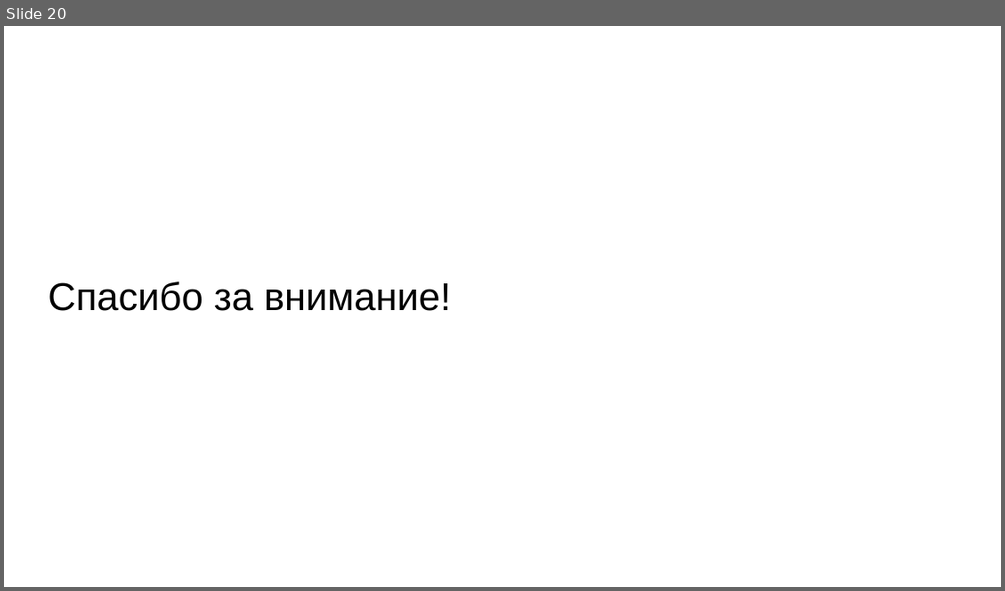
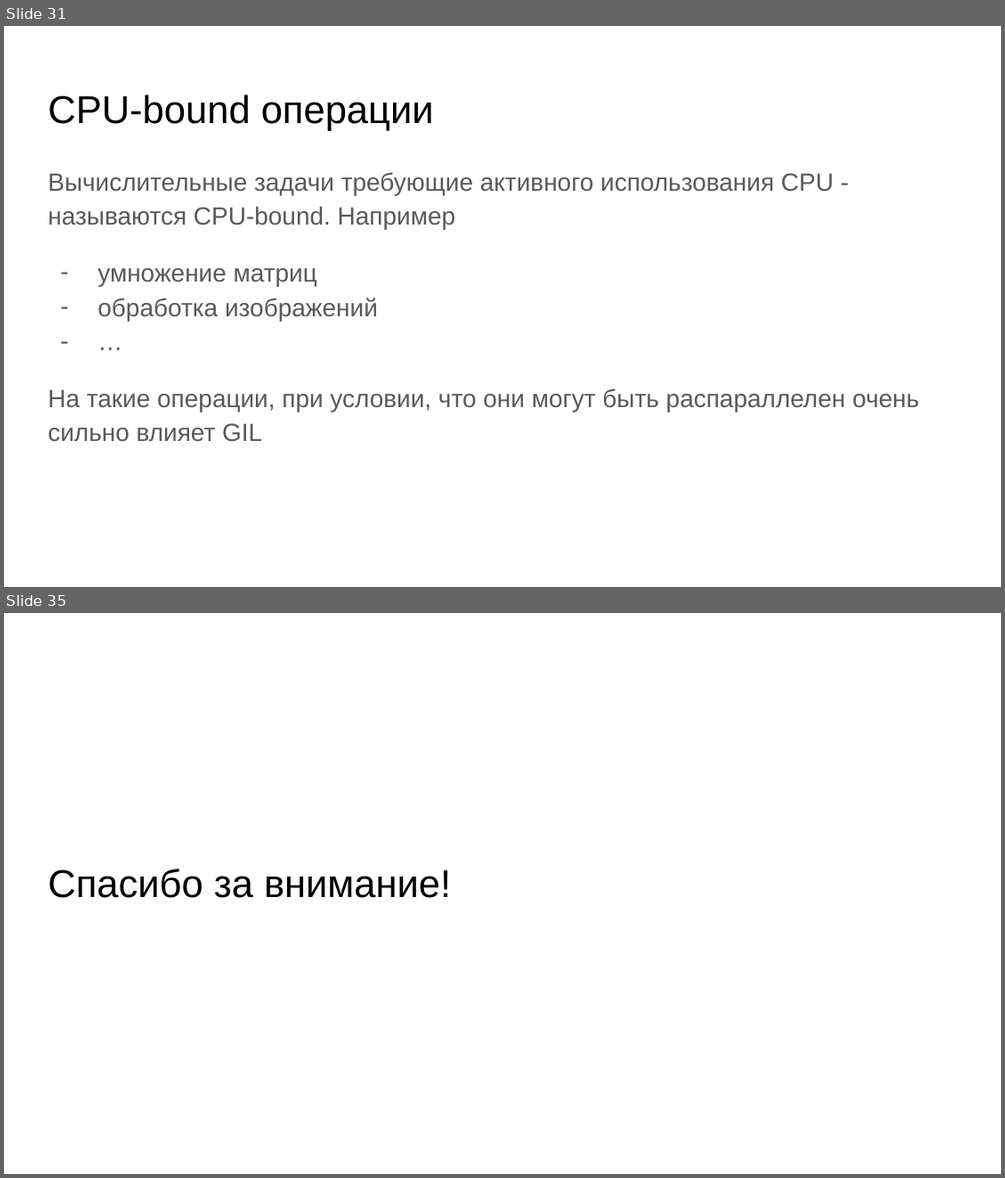
Before and after one commit to skhayrulin/python_course, a slide deck: lecture/Lecture12.pptx. Shown one above the other, each under a label of ours: slide 20 before the commit, slides 31 and 35 after it; the slides between them are not shown. The pictures are 1005x591 and 1005x1178 pixels, drawn with LibreOffice and Linux fonts; fonts in the diff are those of the drawing. Boxes give left, top, right and bottom in pixels: in the first picture for what was removed or moved away, otherwise in the second. Text is boxed around its words. In the diff, an @@ line names an element or a change of style, - is before the commit and + after.

```diff
--- a/lecture/Lecture12.pptx
+++ b/lecture/Lecture12.pptx
@@ slide 31 added at (4,26,1001,587), background #FFFFFF @@
@@ title added at (48,95,434,131), 28 pt, text #000000 @@
+CPU-bound операции
@@ text added at (48,172,919,442), 18 pt, text #595959 @@
+Вычислительные задачи требующие активного использования CPU - называются CPU-bound. Например
+– умножение матриц
+– обработка изображений
+– …
+На такие операции, при условии, что они могут быть распараллелен очень сильно влияет GIL
@@ what was slide 20 is now slide 35 @@
```
Also in this commit, not shown: 32 other slides added, 14 slides removed, 8 other files.
